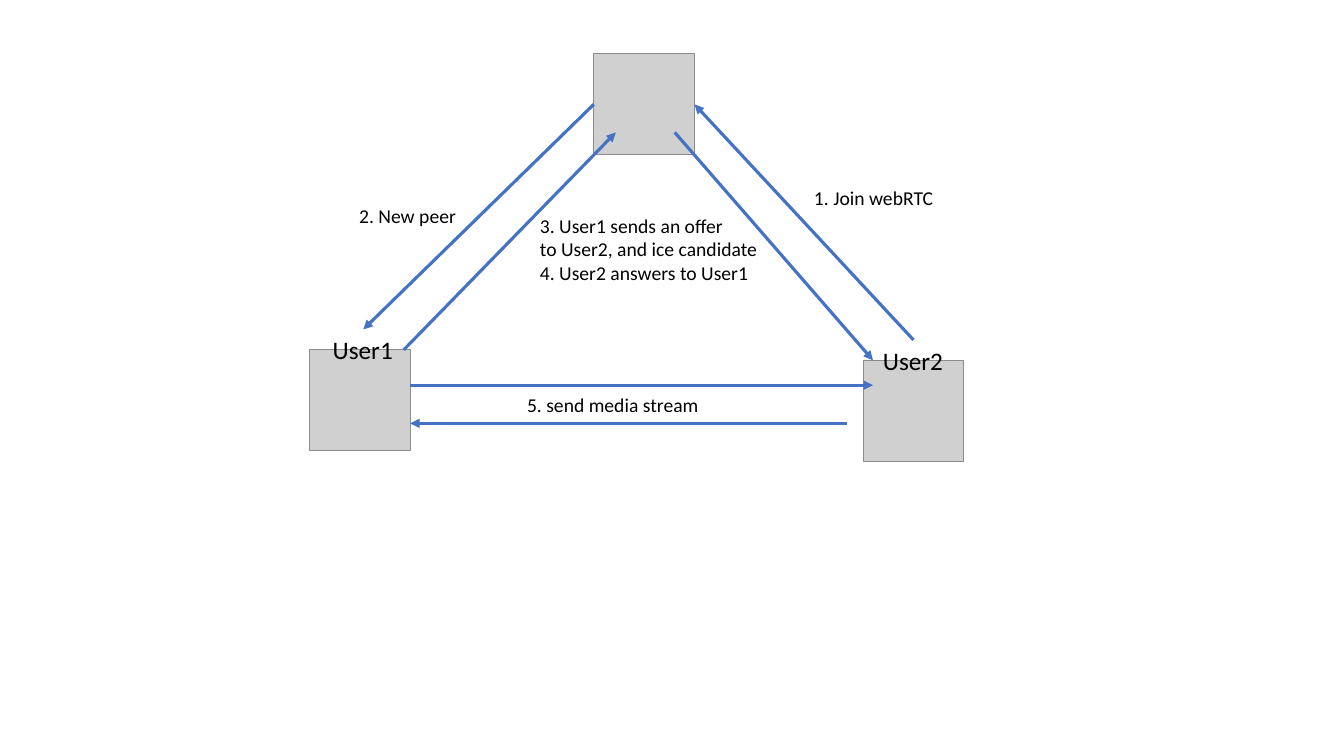
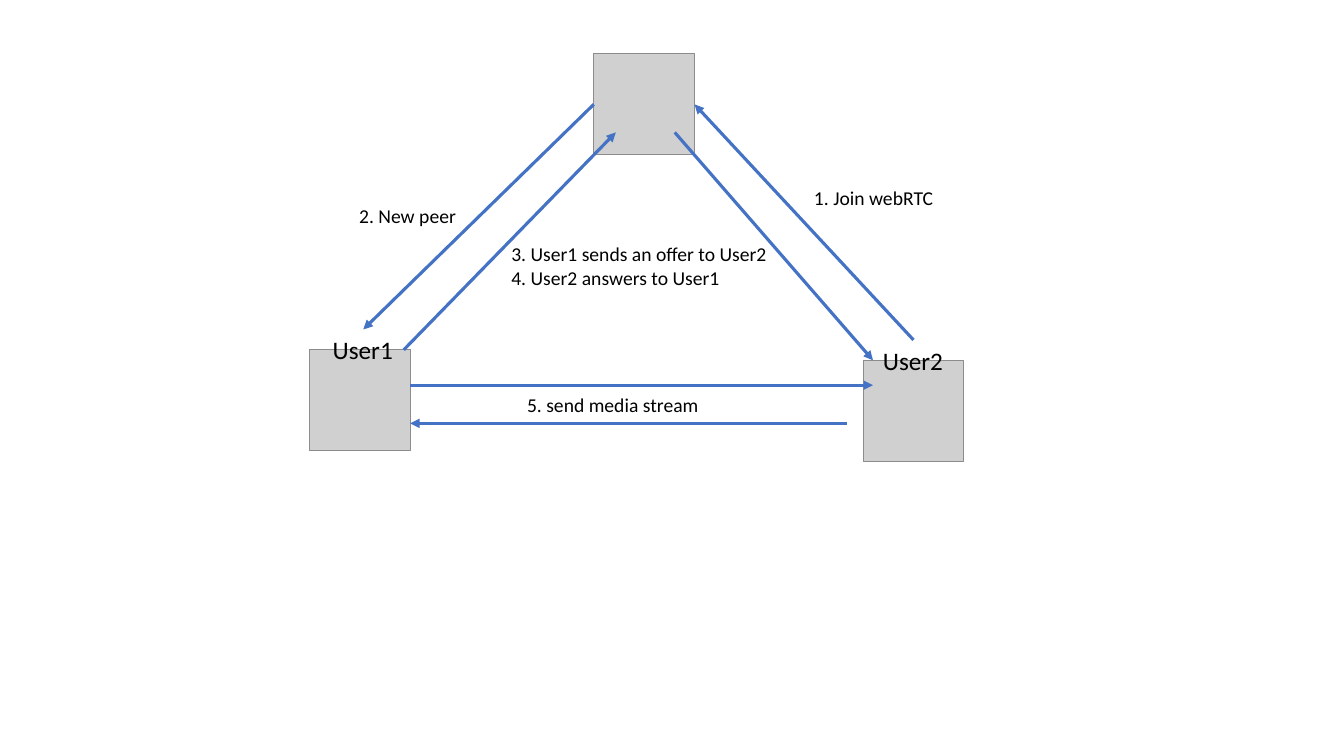
Before and after one commit to vacu9708/video-conference, a slide deck: slide 3 of Architecture.pptx. Drawn at 1344x756 pixels with LibreOffice and Linux fonts; fonts in the diff are those of the drawing; grey boxes stand for pictures. Boxes give left, top, right and bottom in pixels: in the first picture for what was removed or moved away, otherwise in the second. Text is boxed around its words. In the diff, an @@ line names an element or a change of style, - is before the commit and + after.

Commit message:
Architecture

```diff
--- a/Architecture.pptx
+++ b/Architecture.pptx
@@ text "3. User1 sends an offer ...": place and size @@
-text "3. User1 sends an offer ..." at (540, 219, 757, 280)
+text "3. User1 sends an offer ..." at (511, 247, 767, 285)
@@ text at (511, 247, 767, 261): text changed @@
-3. User1 sends an offer
-to User2, and ice candidate
+3. User1 sends an offer to User2
```
